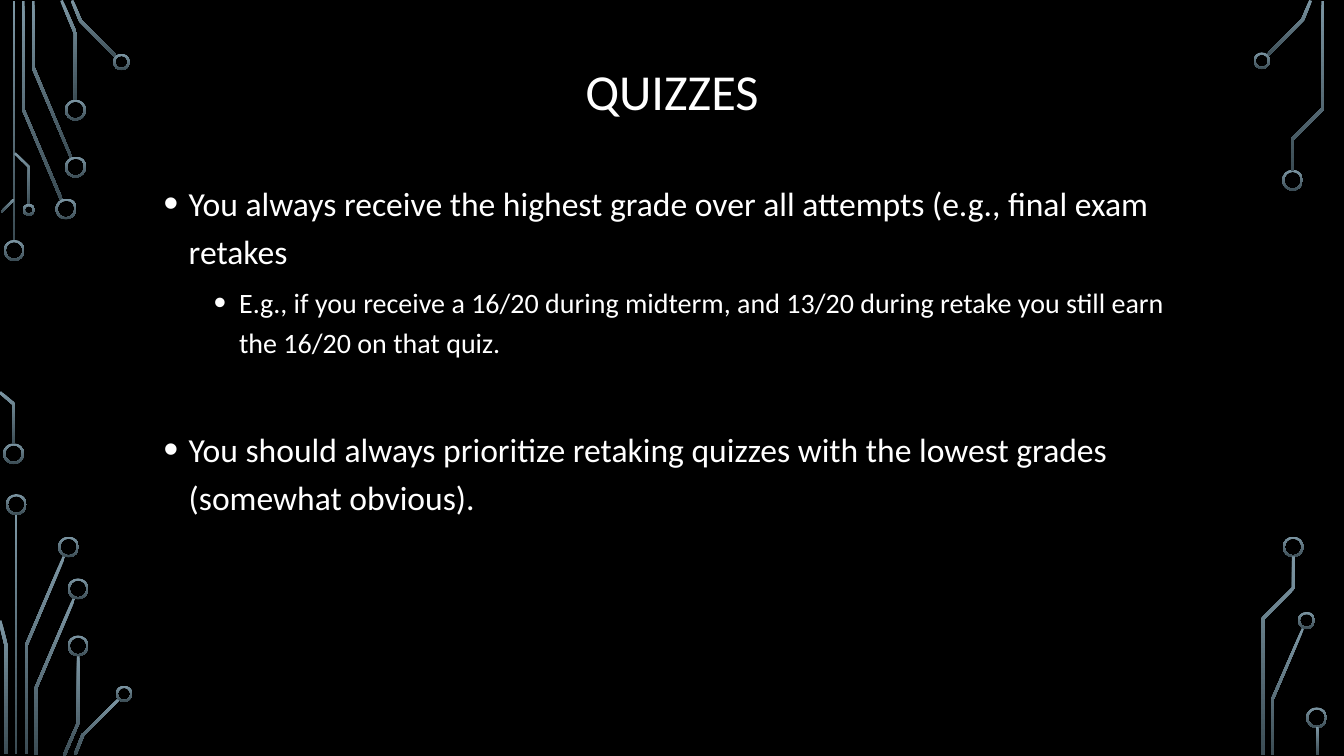
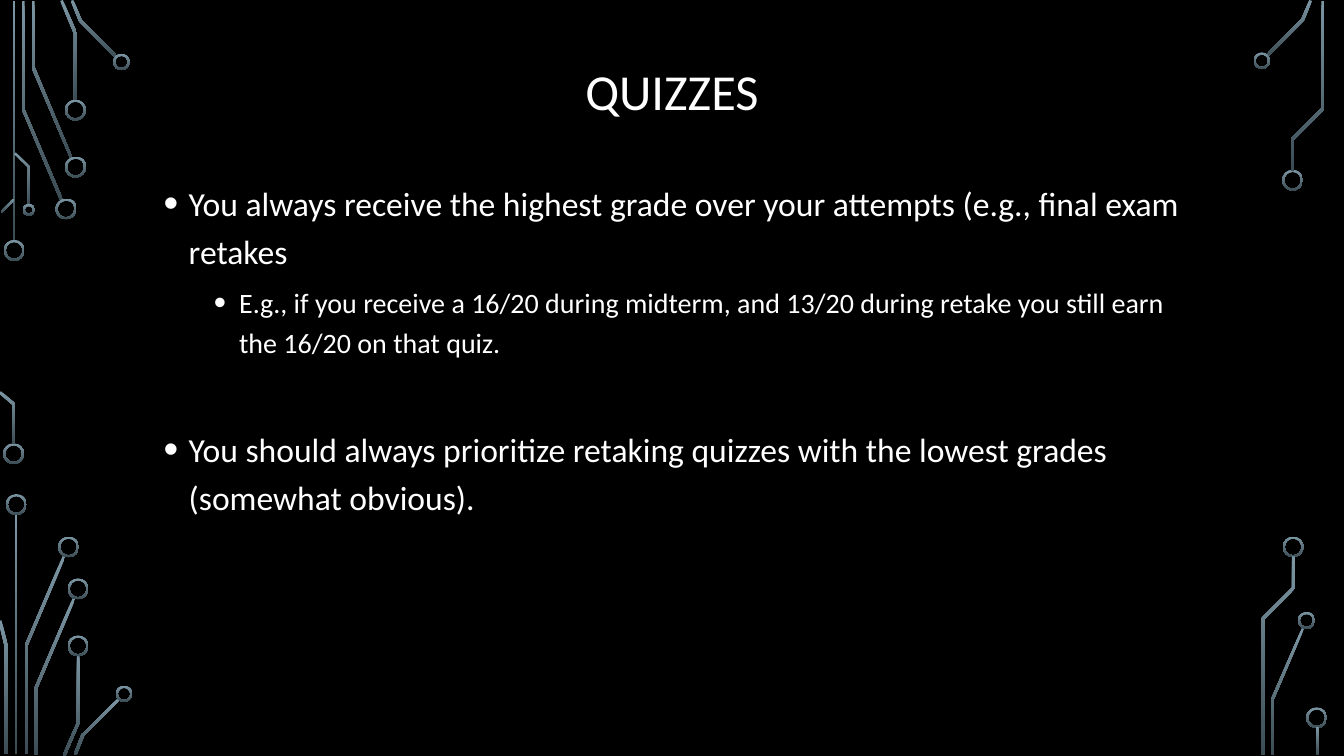
Before and after one commit to markfloryan/dmt2, a slide deck: slide 21 of slides/00-CourseIntroduction.pptx (slide 17 before the commit). Drawn at 1344x756 pixels with LibreOffice and Linux fonts; fonts in the diff are those of the drawing; background and template pictures are left out. Boxes give left, top, right and bottom in pixels: in the first picture for what was removed or moved away, otherwise in the second. Text is boxed around its words. In the diff, an @@ line names an element or a change of style, - is before the commit and + after.

```diff
--- a/slides/00-CourseIntroduction.pptx
+++ b/slides/00-CourseIntroduction.pptx
@@ text at (189, 191, 1178, 265): text changed @@
-• You always receive the highest grade over all attempts (e.g., final exam retakes
+• You always receive the highest grade over your attempts (e.g., final exam retakes
```
Also in this commit, not shown: 10 other slides changed, 6 slides added, 1 slide removed, 10 other files.
